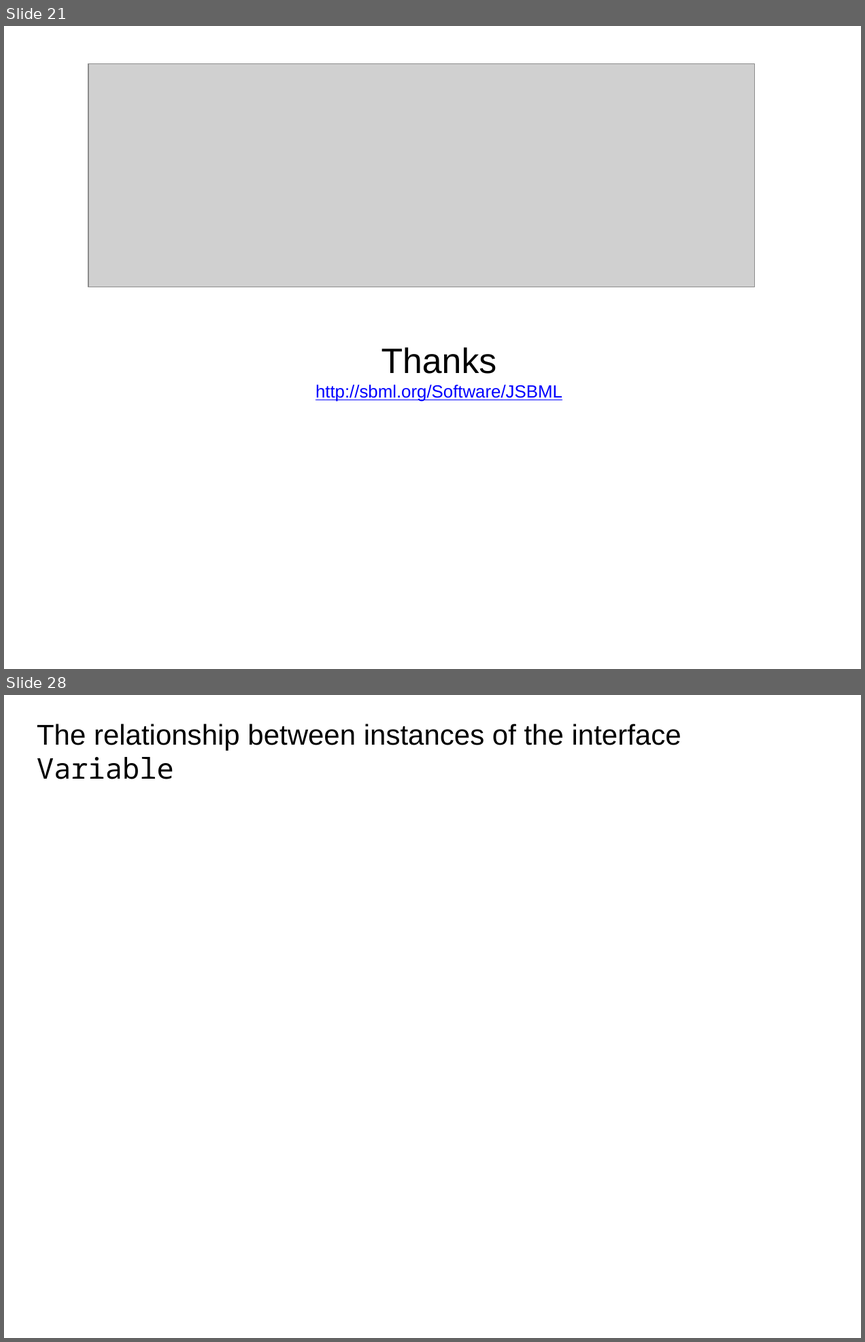
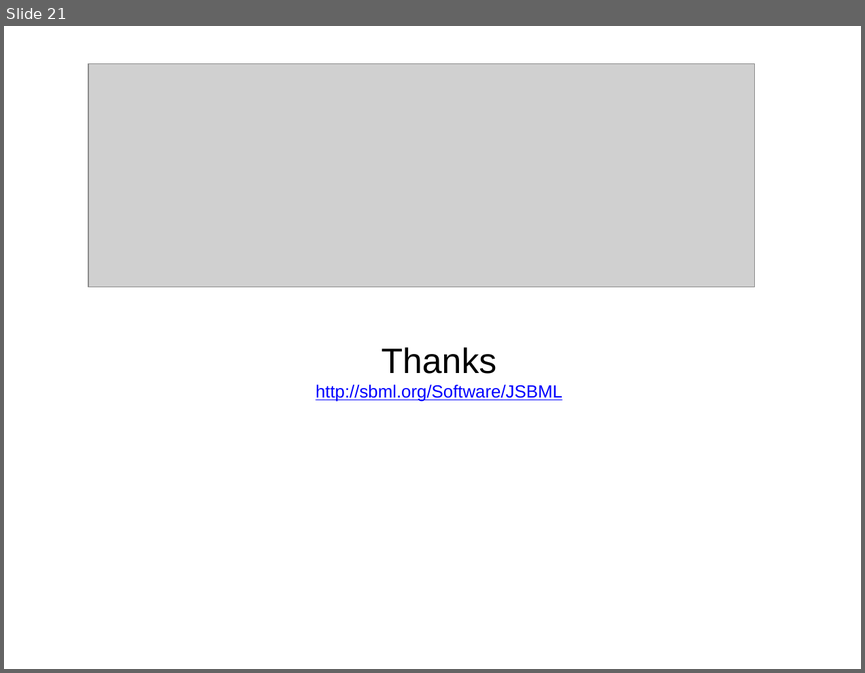
Before and after one commit to sbmlteam/jsbml, a slide deck: core/doc/presentations/2014_04_COLOMOTO_JSBML_QUAL.pptx. Shown one above the other, each under a label of ours: slides 21 and 28 before the commit, slide 21 after it; the slides between them are not shown. The pictures are 865x1342 and 865x673 pixels, drawn with LibreOffice and Linux fonts; fonts in the diff are those of the drawing; grey boxes stand for pictures; background and template pictures are left out. Boxes give left, top, right and bottom in pixels: in the first picture for what was removed or moved away, otherwise in the second. Text is boxed around its words. In the diff, an @@ line names an element or a change of style, - is before the commit and + after.

```diff
--- a/core/doc/presentations/2014_04_COLOMOTO_JSBML_QUAL.pptx
+++ b/core/doc/presentations/2014_04_COLOMOTO_JSBML_QUAL.pptx
@@ slide 28 removed at (x1=4, y1=695, x2=861, y2=1338), background picture (left out) @@
@@ text removed at (x1=37, y1=724, x2=681, y2=779) @@
-The relationship between instances of the interface Variable
```
Also in this commit, not shown: 1 slide changed, 2 slides added, 9 other slides removed, 3 other files.
